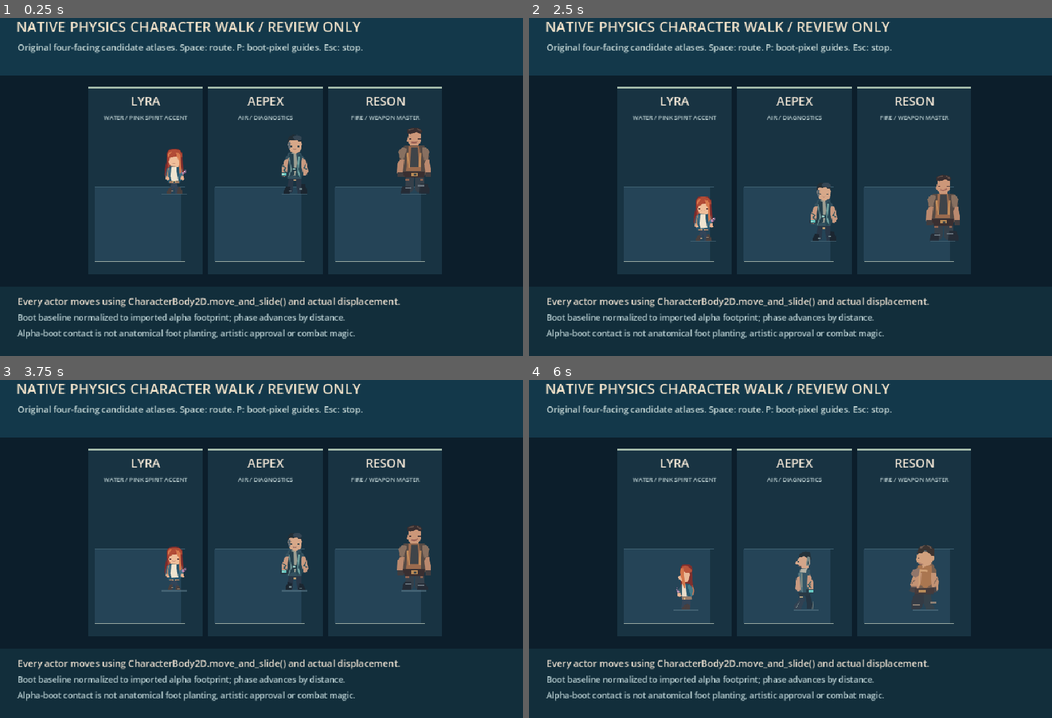
Above: before the commit, frames 1-4 (two rows, left to right).
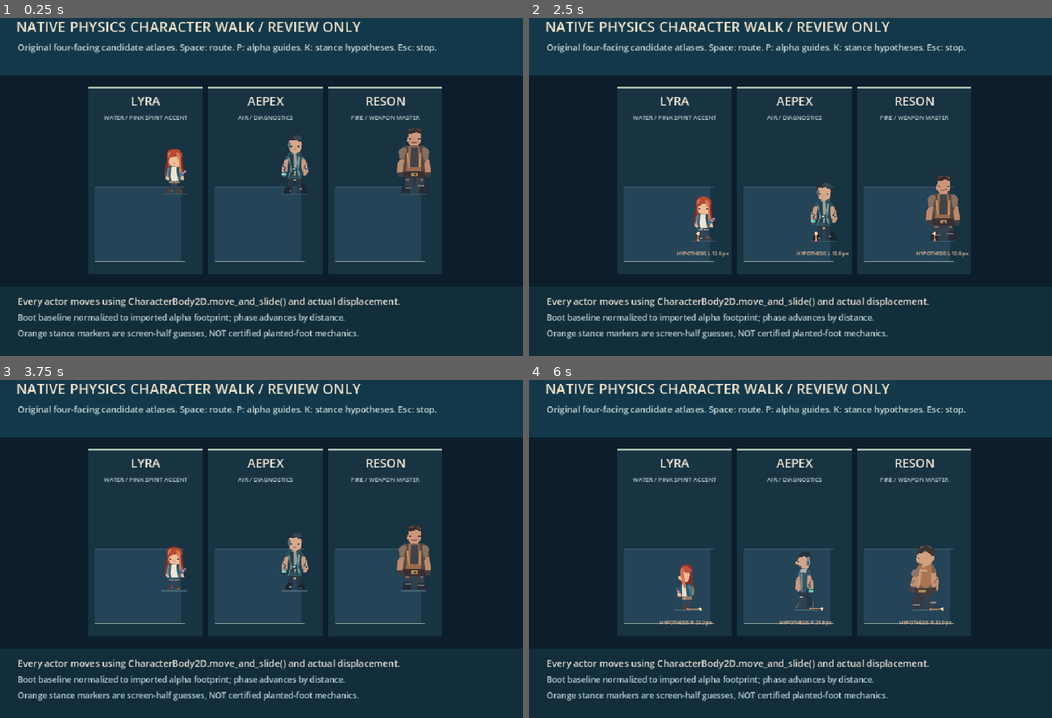
Above: after the commit, the same moments.

Repository: ndrorchestration/ToSailaStarrySky-jrpg
Game: Godot game, scene res://scenes/three_character_physics_walk_review.tscn
Same seed, same stepped clock (60 frames per second), same inputs: the game is played once before the commit and once after it. This scene is started directly instead of the project's main scene.
Inputs:
- Up to frame 1 (0.25 s): no input
- Up to frame 2 (2.5 s): tap Enter at 0.5 s; hold Right (ui_right) 0.53-1.28 s; tap K at 0.6, 1.35, 2.3 s; tap Space at 0.77, 1.52 s; hold Down (ui_down) 1.28-2.03 s; hold Right (ui_right) from 2.03 s (still down); tap L at 2.1 s
- Up to frame 3 (3.75 s): release Right (ui_right) at 2.78 s; hold Up (ui_up) 2.78-3.53 s; tap M at 2.85 s; tap Space at 3.02 s; tap K at 3.05 s; hold Left (ui_left) from 3.53 s (still down); tap F at 3.6 s
- Up to frame 4 (6 s): tap Space at 3.77, 4.52 s; tap K at 3.8, 4.55, 5.3 s; tap H at 4.35 s; release Left (ui_left) at 5.03 s; hold Down (ui_down) 5.03-5.78 s; tap J at 5.1 s; hold Right (ui_right) from 5.78 s (still down); tap E at 5.85 s

The runs differ from the first frame. In frame 1, 1.1% of the frame differs, in the area x 3-84%, y 7-95%; in frame 2, 1.4%, in the area x 3-85%, y 7-95%; in frame 3, 1.1%; in frame 4, 1.4%.

Commit message:
feat(godot): toggle separate K-key stance-hypothesis drift overlay without game-state changes

Diff:
--- a/godot/scripts/three_character_physics_walk_review.gd
+++ b/godot/scripts/three_character_physics_walk_review.gd
@@ -2,12 +2,15 @@
 ## Isolated native physics walk laboratory. Never loaded by the First Wake main scene.
 const ReviewActor = preload("res://scripts/character_field_walk_review_actor.gd")
 const FootPixelOverlay = preload("res://scripts/character_foot_pixel_overlay.gd")
+const StanceCandidateOverlay = preload("res://scripts/character_stance_candidate_overlay.gd")
 const NAMES: Array[String] = ["Lyra", "Aepex", "Reson"]
 const X_ANCHORS: Array[float] = [285.0, 505.0, 725.0]
 const LABELS := ["WATER / PINK SPIRIT ACCENT", "AIR / DIAGNOSTICS", "FIRE / WEAPON MASTER"]
 var actors: Dictionary = {}
 var guides: Dictionary = {}
 var source_guides_enabled := false
+var stance_guides: Dictionary = {}
+var stance_guides_enabled := false
 
 func _ready() -> void:
     name = "ThreeProtagonistPhysicsWalkReviewOnly"
@@ -28,6 +31,12 @@
         actor.add_child(guide)
         guide.call("set_guides_enabled", false)
         guides[NAMES[index]] = guide
+        var stance_guide: Node2D = StanceCandidateOverlay.new()
+        stance_guide.name = NAMES[index] + "StanceHypothesisOnly"
+        stance_guide.set("target", actor)
+        actor.add_child(stance_guide)
+        stance_guide.call("set_guides_enabled", false)
+        stance_guides[NAMES[index]] = stance_guide
     queue_redraw()
 
 func start_all() -> void:
@@ -44,6 +53,12 @@
         (guides[character_id] as Node).call("set_guides_enabled", enabled)
     queue_redraw()
 
+func set_stance_guides_enabled(enabled: bool) -> void:
+    stance_guides_enabled = enabled
+    for character_id in NAMES:
+        (stance_guides[character_id] as Node).call("set_guides_enabled", enabled)
+    queue_redraw()
+
 func get_actor(character_id: String) -> CharacterBody2D:
     return actors.get(character_id) as CharacterBody2D
 
@@ -54,6 +69,8 @@
         start_all()
     elif event.keycode == KEY_P:
         set_source_guides_enabled(not source_guides_enabled)
+    elif event.keycode == KEY_K:
+        set_stance_guides_enabled(not stance_guides_enabled)
     elif event.keycode == KEY_ESCAPE:
         stop_all()
 
@@ -61,7 +78,7 @@
     draw_rect(Rect2(Vector2.ZERO, Vector2(960, 640)), Color("#0c1e2b"))
     draw_rect(Rect2(0.0, 0.0, 960.0, 125.0), Color("#13384a"))
     draw_string(ThemeDB.fallback_font, Vector2(30.0, 45.0), "NATIVE PHYSICS CHARACTER WALK / REVIEW ONLY", HORIZONTAL_ALIGNMENT_LEFT, -1, 26, Color("#f3e4cb"))
-    draw_string(ThemeDB.fallback_font, Vector2(32.0, 79.0), "Original four-facing candidate atlases. Space: route. P: boot-pixel guides. Esc: stop.", HORIZONTAL_ALIGNMENT_LEFT, -1, 16, Color("#c8dad8"))
+    draw_string(ThemeDB.fallback_font, Vector2(32.0, 79.0), "Original four-facing candidate atlases. Space: route. P: alpha guides. K: stance hypotheses. Esc: stop.", HORIZONTAL_ALIGNMENT_LEFT, -1, 16, Color("#c8dad8"))
     for i in range(NAMES.size()):
         var x: float = X_ANCHORS[i]
         draw_rect(Rect2(x - 123.0, 146.0, 210.0, 344.0), Color("#183342"))
@@ -74,4 +91,4 @@
     draw_rect(Rect2(0.0, 513.0, 960.0, 127.0), Color("#122e3b"))
     draw_string(ThemeDB.fallback_font, Vector2(32.0, 546.0), "Every actor moves using CharacterBody2D.move_and_slide() and actual displacement.", HORIZONTAL_ALIGNMENT_LEFT, -1, 17, Color("#e8ddce"))
     draw_string(ThemeDB.fallback_font, Vector2(32.0, 575.0), "Boot baseline normalized to imported alpha footprint; phase advances by distance.", HORIZONTAL_ALIGNMENT_LEFT, -1, 15, Color("#b8ced1"))
-    draw_string(ThemeDB.fallback_font, Vector2(32.0, 604.0), "Alpha-boot contact is not anatomical foot planting, artistic approval or combat magic.", HORIZONTAL_ALIGNMENT_LEFT, -1, 15, Color("#b8ced1"))
+    draw_string(ThemeDB.fallback_font, Vector2(32.0, 604.0), "Orange stance markers are screen-half guesses, NOT certified planted-foot mechanics.", HORIZONTAL_ALIGNMENT_LEFT, -1, 15, Color("#b8ced1"))
